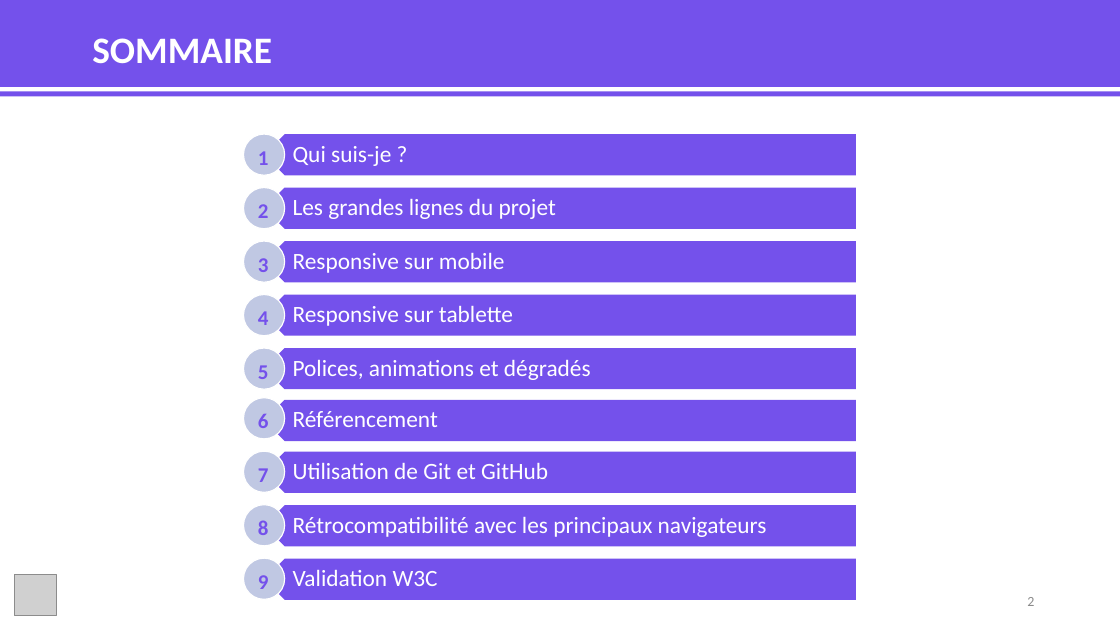
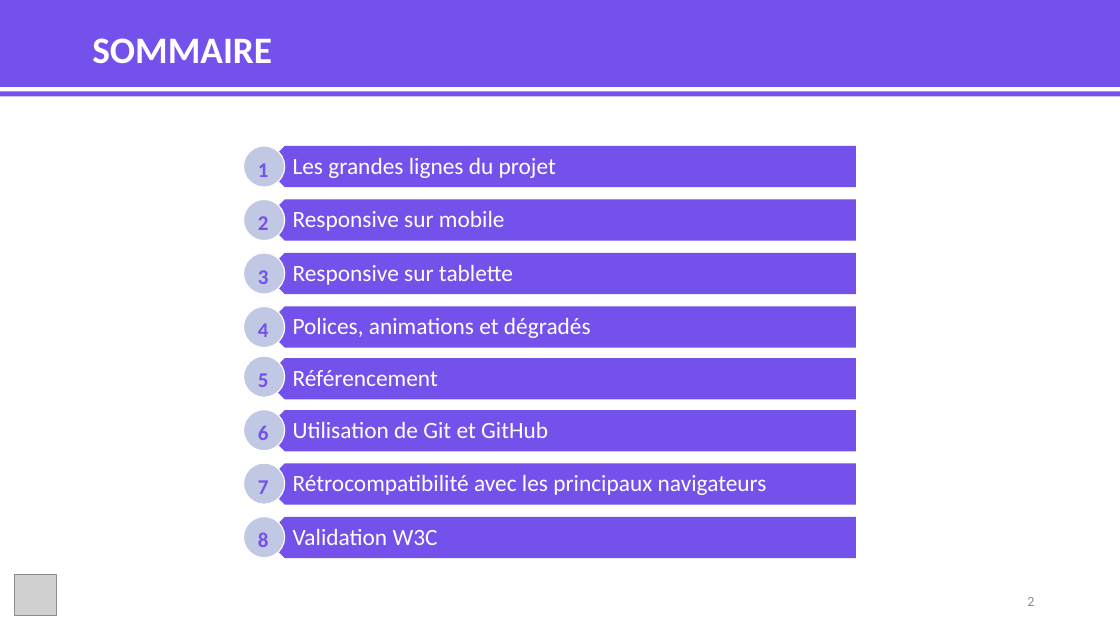
Before and after one commit to MrGyo/Animations-OhMyFood, a slide deck: slide 2 of soutenance/SOUTENANCE_P3_WEBDEV_20200308.pptx. Drawn at 1120x630 pixels with LibreOffice and Linux fonts; fonts in the diff are those of the drawing; grey boxes stand for pictures. Boxes give left, top, right and bottom in pixels: in the first picture for what was removed or moved away, otherwise in the second. Text is boxed around its words. In the diff, an @@ line names an element or a change of style, - is before the commit and + after.

```diff
--- a/soutenance/SOUTENANCE_P3_WEBDEV_20200308.pptx
+++ b/soutenance/SOUTENANCE_P3_WEBDEV_20200308.pptx
@@ pentagon arrow removed at (264,134,856,176) @@
@@ text removed at (293,146,391,166) @@
-Qui suis-je ?
@@ 7 ellipses: place and size @@
-7 ellipses at (244,134,285,546)
+7 ellipses at (244,146,285,558)
@@ ellipse "6": place and size @@
-ellipse "6" at (244,397,285,439)
+ellipse "6" at (244,410,285,451)
@@ 8 texts, 8 pentagon arrows: place and size @@
-8 texts, 8 pentagon arrows at (264,187,856,600)
+8 texts, 8 pentagon arrows at (264,146,856,558)
@@ ellipse removed at (244,558,285,599) @@
-9
```
Also in this commit, not shown: 1 slide removed, 2 other files.
